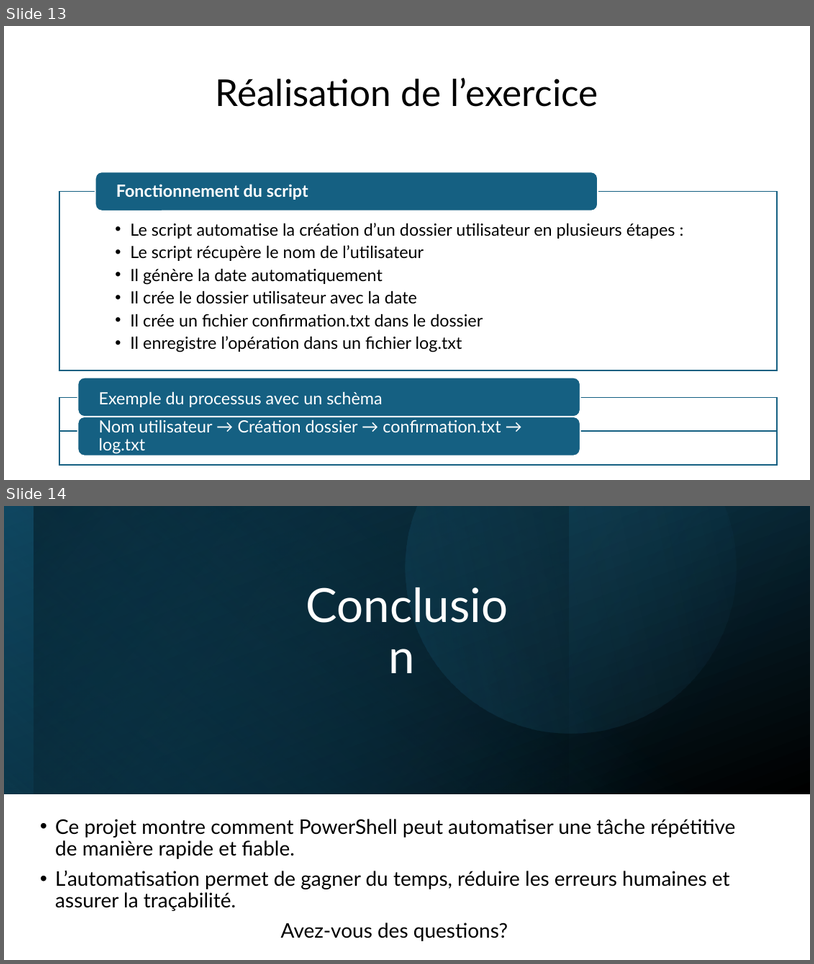
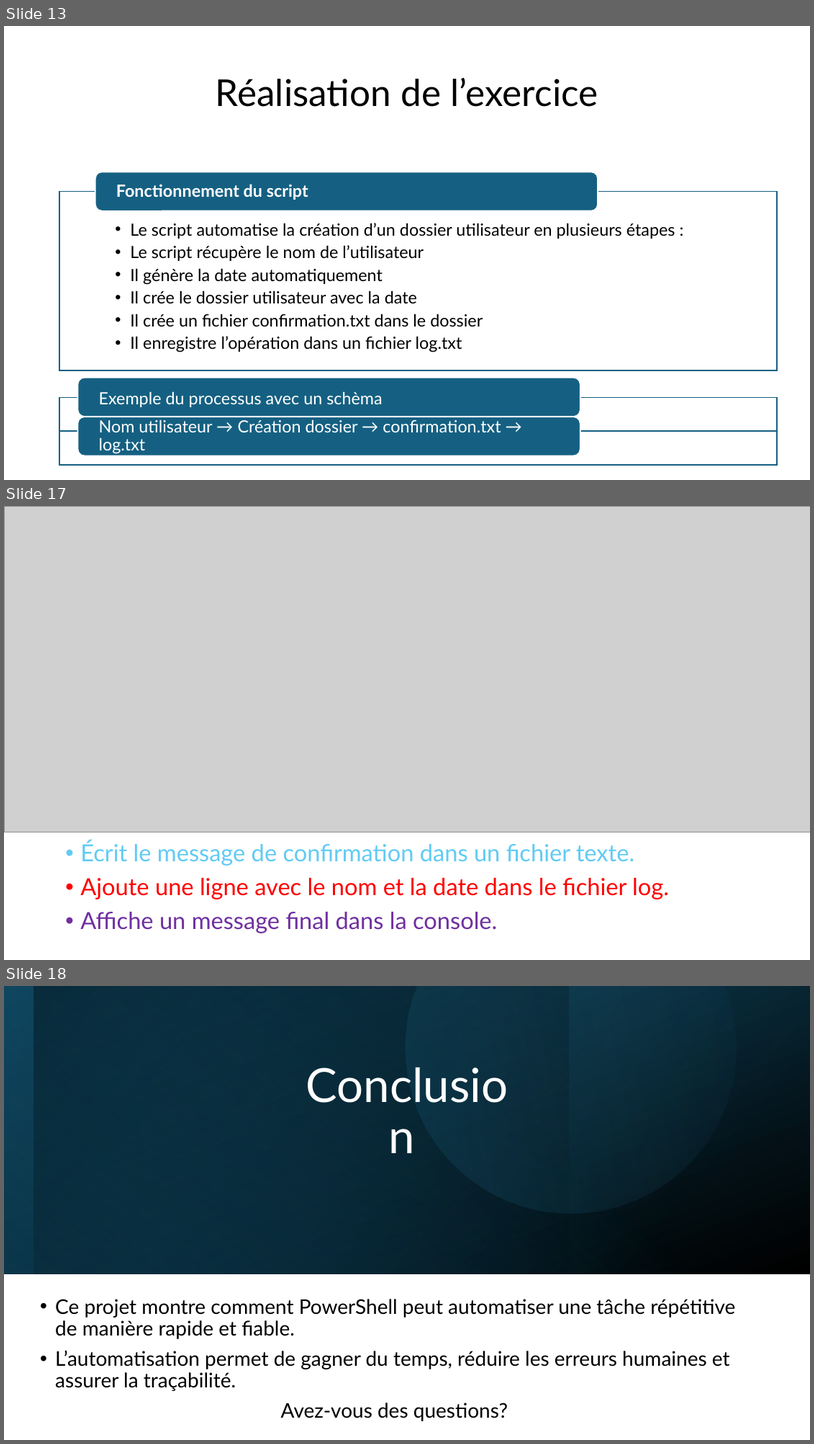
Before and after one commit to Lucas-santosL/MA-18_projet, a slide deck: 2ème partie/MA-18_partie2.pptx. Shown one above the other, each under a label of ours: slides 13 and 14 before the commit, slides 13, 17 and 18 after it; the slides between them are not shown. The pictures are 814x964 and 814x1444 pixels, drawn with LibreOffice and Linux fonts; fonts in the diff are those of the drawing; grey boxes stand for pictures. Boxes give left, top, right and bottom in pixels: in the first picture for what was removed or moved away, otherwise in the second. Text is boxed around its words. In the diff, an @@ line names an element or a change of style, - is before the commit and + after.

```diff
--- a/2ème partie/MA-18_partie2.pptx
+++ b/2ème partie/MA-18_partie2.pptx
@@ slide 17 added at bbox=[4, 506, 810, 960], background #FFFFFF @@
@@ picture added at bbox=[4, 506, 810, 832] @@
@@ text added at bbox=[80, 840, 669, 933], 28 pt, text #FF0000 @@
+• Écrit le message de confirmation dans un fichier texte.
+• Ajoute une ligne avec le nom et la date dans le fichier log.
+• Affiche un message final dans la console.
@@ what was slide 14 is now slide 18 @@
```
Also in this commit, not shown: 1 slide changed, 3 other slides added.
